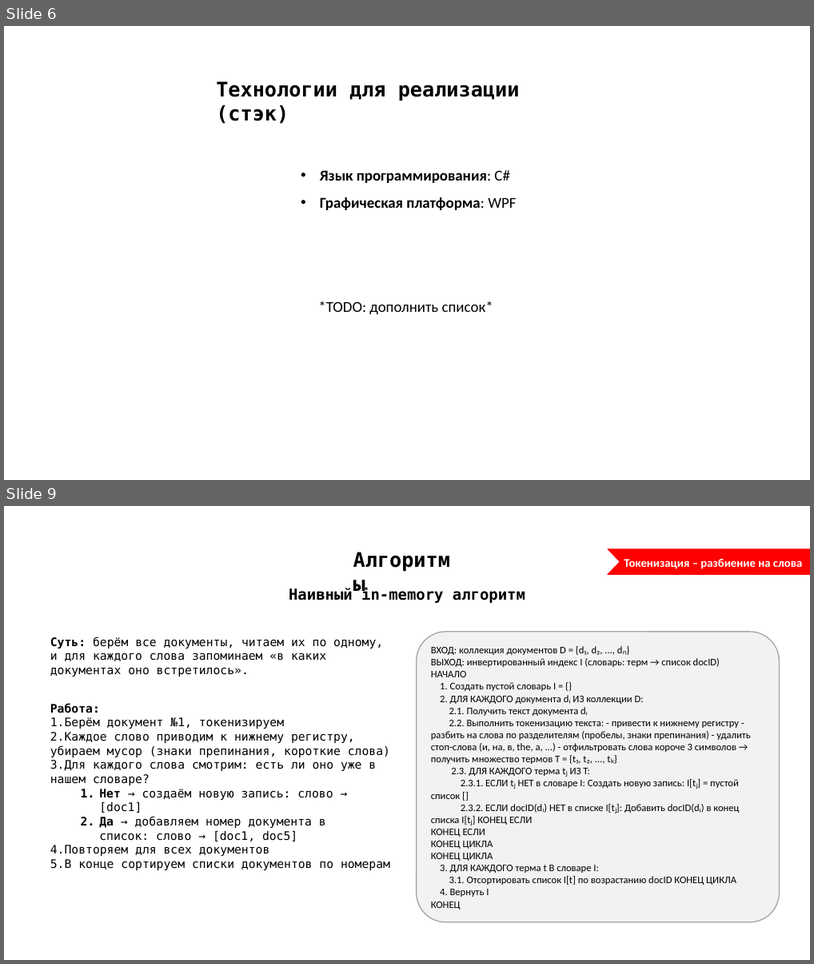
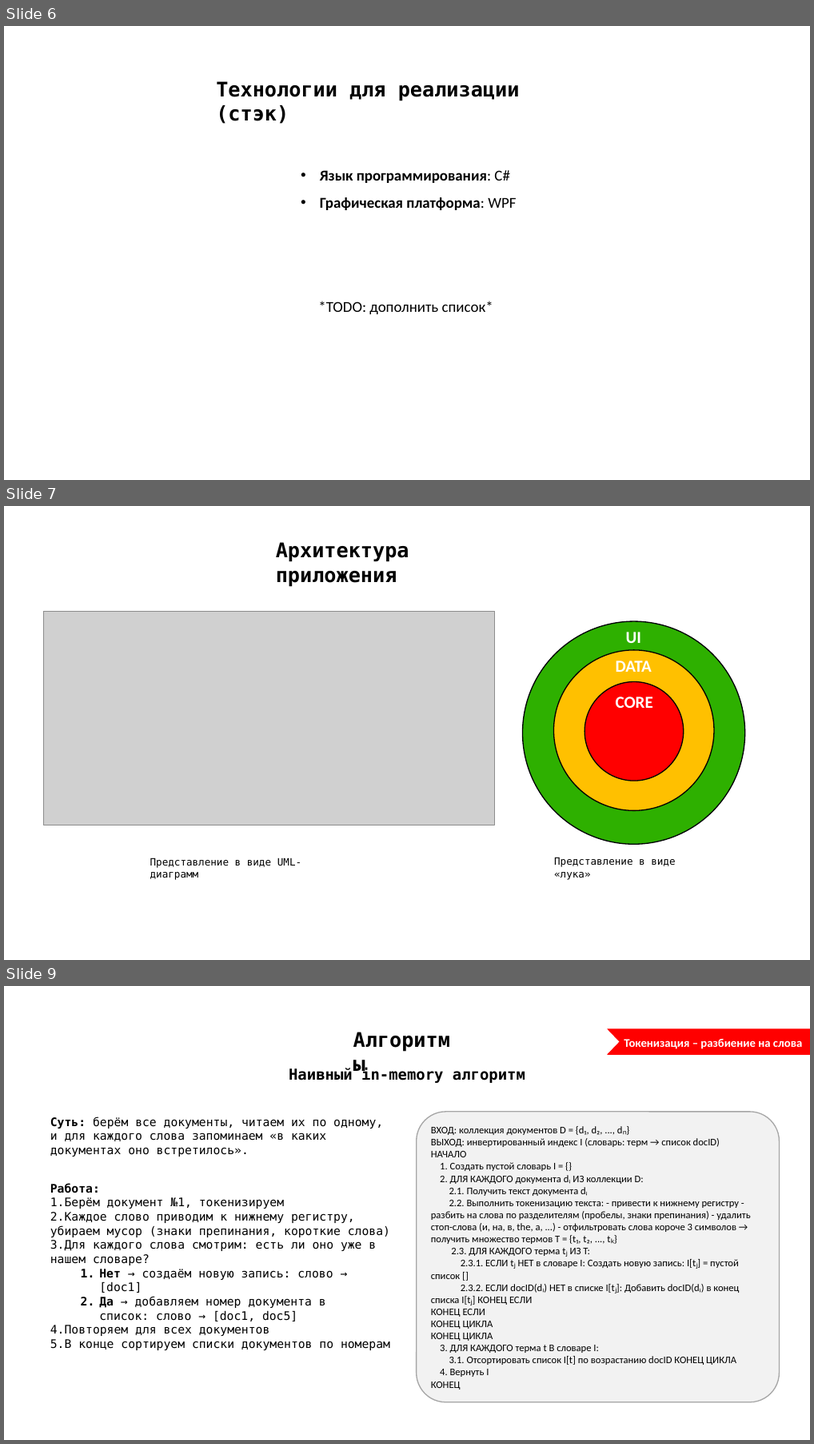
Before and after one commit to 0xK3rn0de/kursach_search, a slide deck: преза.pptx. Shown one above the other, each under a label of ours: slides 6 and 9 before the commit, slides 6, 7 and 9 after it; the slides between them are not shown. The pictures are 814x964 and 814x1444 pixels, drawn with LibreOffice and Linux fonts; fonts in the diff are those of the drawing; grey boxes stand for pictures. Boxes give left, top, right and bottom in pixels: in the first picture for what was removed or moved away, otherwise in the second. Text is boxed around its words. In the diff, an @@ line names an element or a change of style, - is before the commit and + after.

```diff
--- a/преза.pptx
+++ b/преза.pptx
@@ slide 7 added at (x1=4, y1=506, x2=810, y2=960), background #FFFFFF @@
@@ text added at (x1=276, y1=542, x2=410, y2=587), 24 pt, text #000000, bold @@
+Архитектура приложения
@@ picture added at (x1=43, y1=612, x2=495, y2=825) @@
@@ ellipse added at (x1=523, y1=621, x2=746, y2=844), fill #2EB000, outline #000000 1.25 pt @@
@@ text added at (x1=626, y1=632, x2=642, y2=643), 20 pt, text #FFFFFF, bold @@
+UI
@@ ellipse added at (x1=554, y1=650, x2=714, y2=810), fill #FFC000, outline #000000 1.25 pt @@
@@ text added at (x1=616, y1=660, x2=652, y2=672), 20 pt, text #FFFFFF, bold @@
+DATA
@@ ellipse added at (x1=586, y1=681, x2=684, y2=780), fill #FF0000, outline #000000 1.25 pt @@
@@ text added at (x1=616, y1=696, x2=654, y2=708), 20 pt, text #FFFFFF, bold @@
+CORE
@@ text added at (x1=150, y1=857, x2=302, y2=880), 12 pt, text #000000 @@
+Представление в виде UML-диаграмм
@@ text added at (x1=554, y1=856, x2=675, y2=880), 12 pt, text #000000 @@
+Представление в виде «лука»
```
Also in this commit, not shown: 1 other slide added, 2 slides removed, 2 other files.
